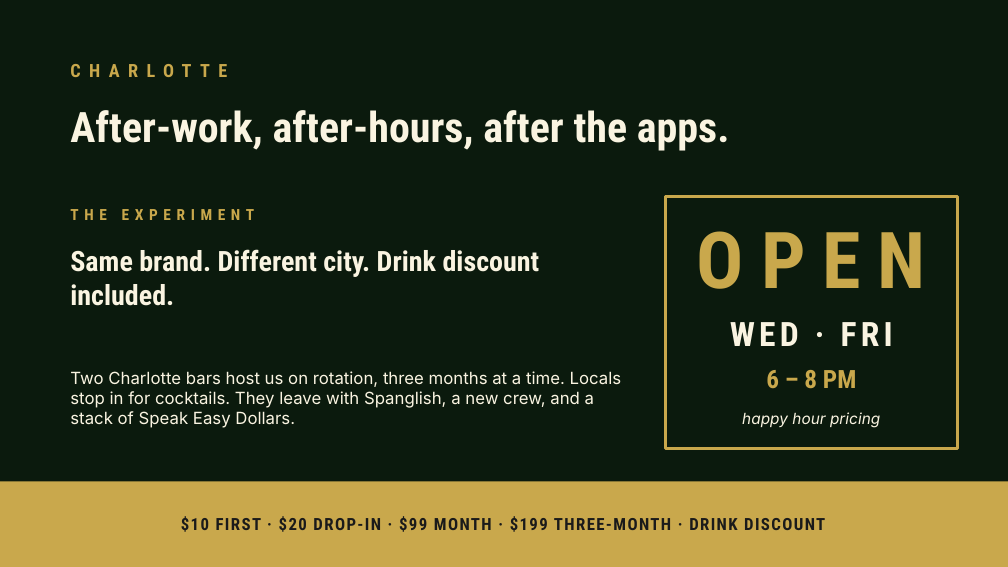
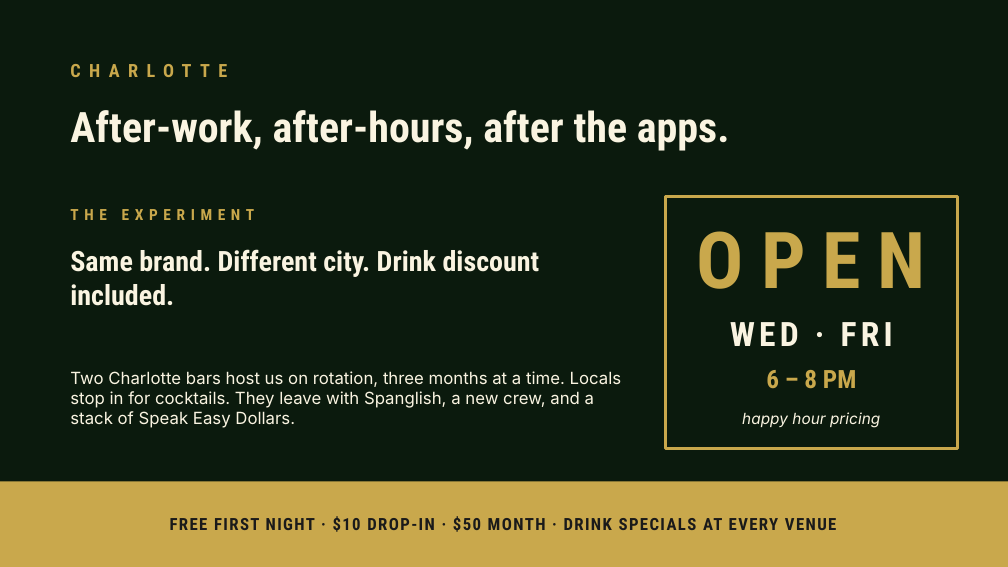
Before and after one commit to l8blo0om/speakeasy4kids, a slide deck: slide 8 of pitch.pptx. Drawn at 1008x567 pixels with LibreOffice and Linux fonts; fonts in the diff are those of the drawing. Boxes give left, top, right and bottom in pixels: in the first picture for what was removed or moved away, otherwise in the second. Text is boxed around its words. In the diff, an @@ line names an element or a change of style, - is before the commit and + after.

```diff
--- a/pitch.pptx
+++ b/pitch.pptx
@@ text at (x1=170, y1=516, x2=836, y2=532): text changed @@
-$10 FIRST · $20 DROP-IN · $99 MONTH · $199 THREE-MONTH · DRINK DISCOUNT
+FREE FIRST NIGHT · $10 DROP-IN · $50 MONTH · DRINK SPECIALS AT EVERY VENUE
```
Also in this commit, not shown: 2 other slides changed, 1 other file.
